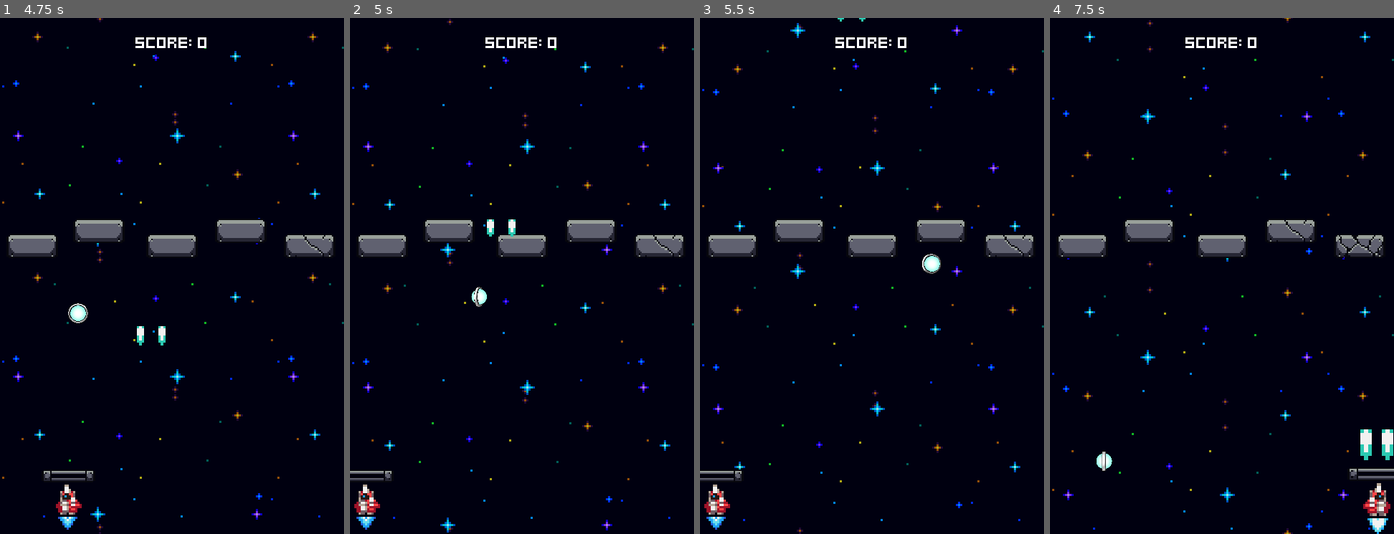
Above: before the commit, frames 1-4 (left to right).
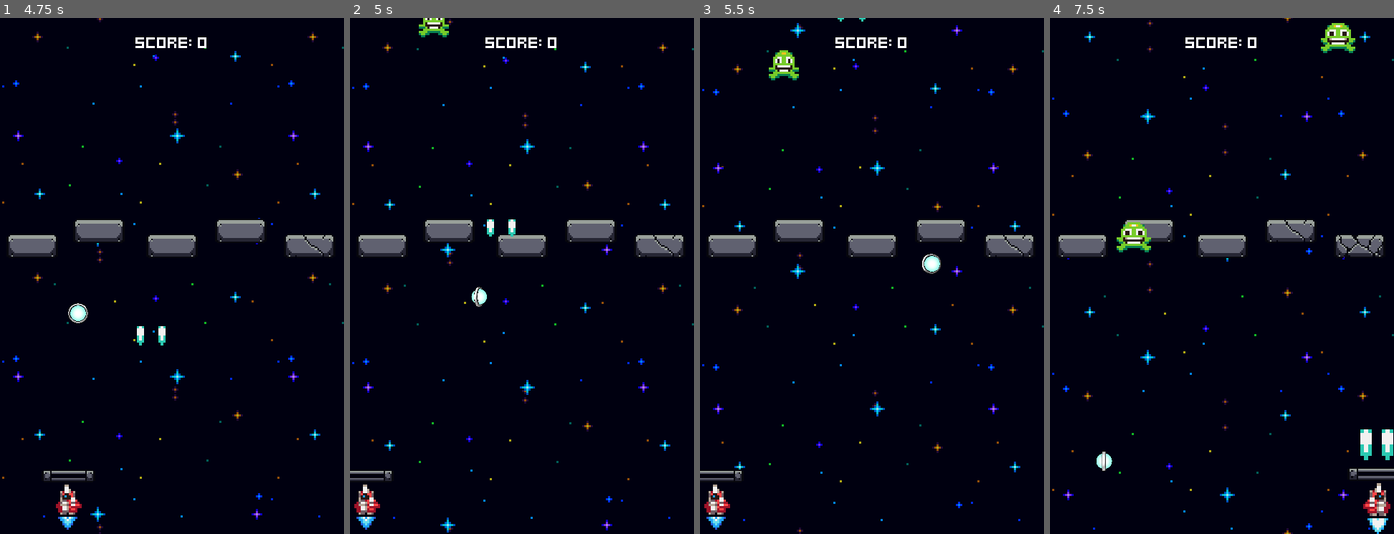
Above: after the commit, the same moments.

Repository: Wilthos/Brick-Break-Space-Shooter-Project
Game: Godot game, scene res://menus/menu.tscn
The game is run twice, just before and just after one commit, with the same random seed, the same clock (stepped at 60 frames per second) and the same inputs.
Inputs:
- Up to frame 1 (4.75 s): tap Space (Fire) at 0.5, 1.35, 2.85, 4.35 s; hold Right (ui_right) 0.53-1.28 s; tap Enter (ui_accept) at 0.6, 0.77, 1.07, 1.52, 1.55, 1.82, 2.1, 3.02, 3.05, 3.32, 3.6, 3.77, 4.07, 4.52, 4.55 s; hold Left (ui_left) 1.28-2.03 s; hold Right (ui_right) 2.03-3.53 s; hold Left (ui_left) from 3.53 s (still down)
- Up to frame 2 (5 s): keep holding Left (ui_left); tap Enter (ui_accept) at 4.82 s
- Up to frame 3 (5.5 s): keep holding Left (ui_left); tap Enter (ui_accept) at 5.1 s
- Up to frame 4 (7.5 s): release Left (ui_left) at 5.78 s; hold Right (ui_right) from 5.78 s (still down); tap Space (Fire) at 5.85, 7.35 s; tap Enter (ui_accept) at 6.02, 6.05, 6.32, 6.6, 6.77, 7.07 s

Frame 1 is identical in both runs. In frame 2, 0.2% of the frame differs, in the area x 20-29%, y 0-4%; in frame 3, 0.4%; in frame 4, 0.8%, in the area x 19-89%, y 0-46%.

Commit message:
Played around with laser and brick interactions

Diff:
--- a/components/hitbox_component.gd
+++ b/components/hitbox_component.gd
@@ -1,6 +1,8 @@
 # Give the component a class name so it can be instanced as a custom node
 class_name HitboxComponent
 extends Area2D
+
+@onready var hitbox_component: HitboxComponent = $"."
 
 # Export the damage amount this hitbox deals
 @export var damage = 1.0
@@ -13,6 +15,10 @@
 	area_entered.connect(_on_hurtbox_entered)
 
 func _on_hurtbox_entered(hurtbox: HurtboxComponent):
+	# For debug
+	#print_debug("Hitbox Info: ",hitbox_component)
+	#print_debug("Hurtbox Info: ",hurtbox)
+	#print_debug("Area Overlap info: ",overlaps_body())
 	# Make sure the area we are overlapping is a hurtbox
 	if not hurtbox is HurtboxComponent: return
 	# Make sure the hurtbox isn't invincible
--- a/enemies/enemy_generator.gd
+++ b/enemies/enemy_generator.gd
@@ -18,9 +18,9 @@
 
 # Called when the node enters the scene tree for the first time.
 func _ready() -> void:
-	#green_enemy_spawn_timer.timeout.connect(handle_spawn.bind(GreenEnemyScene,green_enemy_spawn_timer))
-	#yellow_enemy_spawn_timer.timeout.connect(handle_spawn.bind(YellowEnemyScene,yellow_enemy_spawn_timer,5.0))
-	#pink_enemy_spawn_timer.timeout.connect(handle_spawn.bind(PinkEnemyScene,pink_enemy_spawn_timer,10.0))
+	green_enemy_spawn_timer.timeout.connect(handle_spawn.bind(GreenEnemyScene,green_enemy_spawn_timer))
+	yellow_enemy_spawn_timer.timeout.connect(handle_spawn.bind(YellowEnemyScene,yellow_enemy_spawn_timer,5.0))
+	pink_enemy_spawn_timer.timeout.connect(handle_spawn.bind(PinkEnemyScene,pink_enemy_spawn_timer,10.0))
 
 	game_stats.score_changed.connect(func(new_score: int):
 		if new_score > 100:
--- a/enemies/pink_enemy.tscn
+++ b/enemies/pink_enemy.tscn
@@ -68,9 +68,6 @@
 frame = 4
 frame_progress = 1.0
 
-[node name="StatsComponent" parent="." index="1"]
-health = 6
-
 [node name="VisibleOnScreenNotifier2D" parent="." index="3"]
 position = Vector2(4.76837e-07, -0.5)
 scale = Vector2(0.6, 0.55)
--- a/player_ball/player_ball.gd
+++ b/player_ball/player_ball.gd
@@ -76,9 +76,9 @@
 	new_velocity.x = velocity_xy * collision_x
 
 	if collider.get_rid() == last_collider_id && collider is Brick:
-		print_debug(new_velocity.x)
+		#print_debug(new_velocity.x)
 		new_velocity.x = new_velocity.rotated(randf_range(-45, 45)).x * 10
-		print_debug(new_velocity.x)
+		#print_debug(new_velocity.x)
 	else:
 		last_collider_id = collider.get_rid()
 
@@ -91,7 +91,7 @@
 	#print_debug(velocity_xy)
 	#print_debug(new_velocity.x)
 	new_velocity.y = sqrt(absf(velocity_xy*velocity_xy - new_velocity.x * new_velocity.x)) * (-1 if move_component.velocity.y > 0 else 1)
-	print_debug("new_velocity.y: ",new_velocity.y)
+	#print_debug("new_velocity.y: ",new_velocity.y)
 	#var speed_multiplier = speed_up_factor if collider is Paddle else 1
 	move_component.velocity = (new_velocity *  speed_multiplier).limit_length(VELOCITY_LIMIT)
 	#print(velocity)
